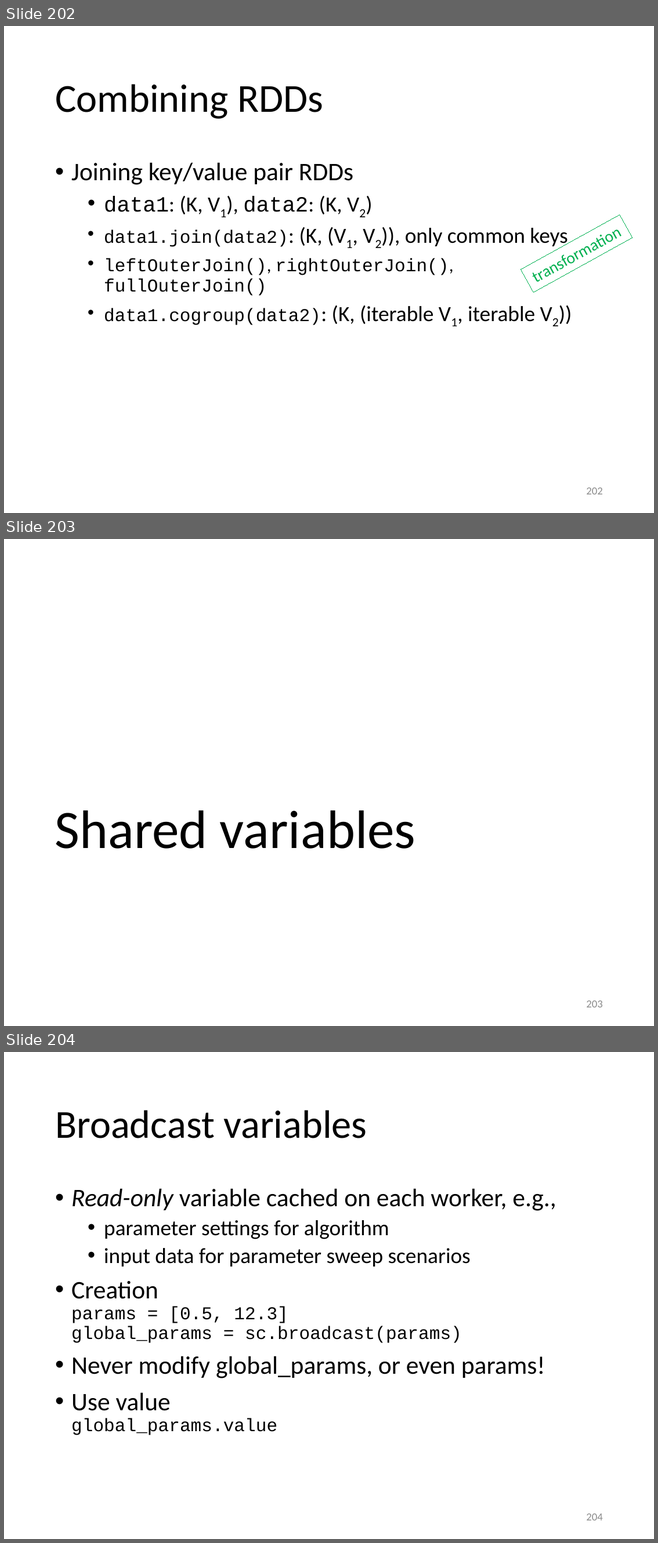
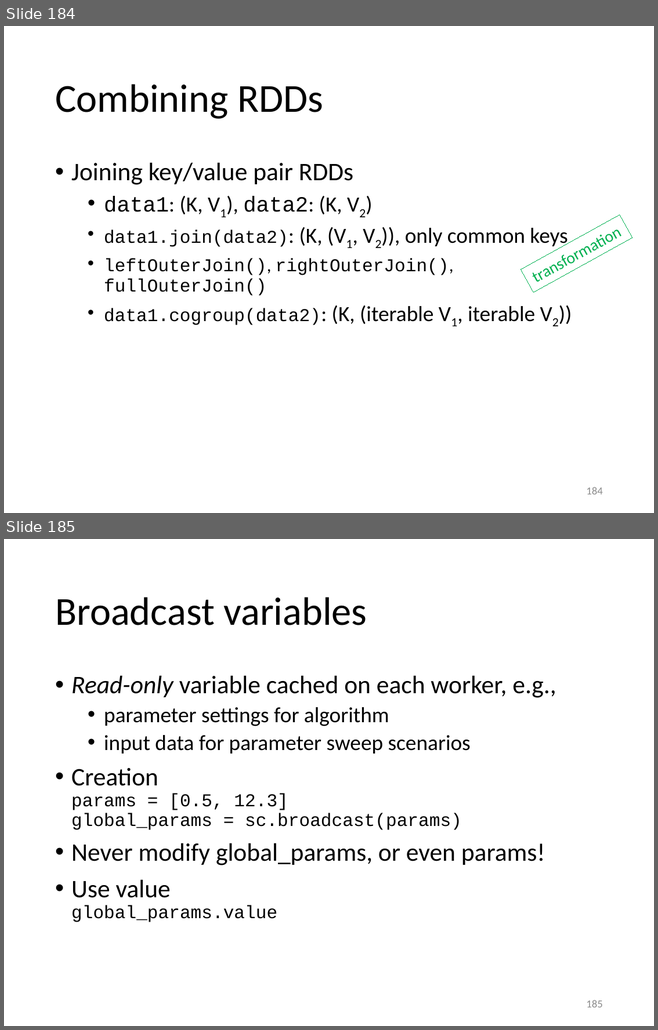
Before and after one commit to gjbex/Python-for-HPC, a slide deck: python_hpc.pptx. Shown one above the other, each under a label of ours: slides 202, 203 and 204 before the commit, slides 184 and 185 after it. The pictures are 658x1543 and 658x1030 pixels, drawn with LibreOffice and Linux fonts; fonts in the diff are those of the drawing. Boxes give left, top, right and bottom in pixels: in the first picture for what was removed or moved away, otherwise in the second. Text is boxed around its words. In the diff, an @@ line names an element or a change of style, - is before the commit and + after.

```diff
--- a/python_hpc.pptx
+++ b/python_hpc.pptx
@@ slide 203 removed at (4, 539, 654, 1026), background #FFFFFF @@
@@ title removed at (55, 810, 415, 849) @@
-Shared variables
@@ page number removed at (586, 1001, 602, 1008) @@
-203
@@ what was slide 202 is now slide 184 @@
@@ page number at (586, 487, 602, 495): text changed @@
-202
+184
@@ what was slide 204 is now slide 185 @@
@@ page number at (586, 1000, 602, 1008): text changed @@
-204
+185
```
Also in this commit, not shown: 7 slides changed, 1 slide added, 21 other slides removed.
